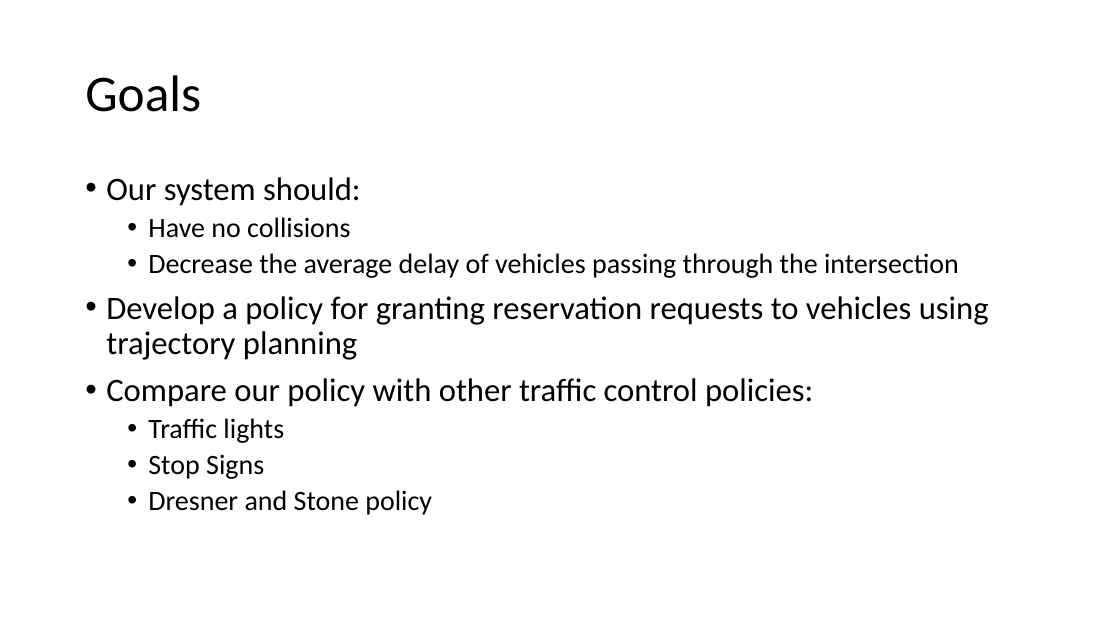
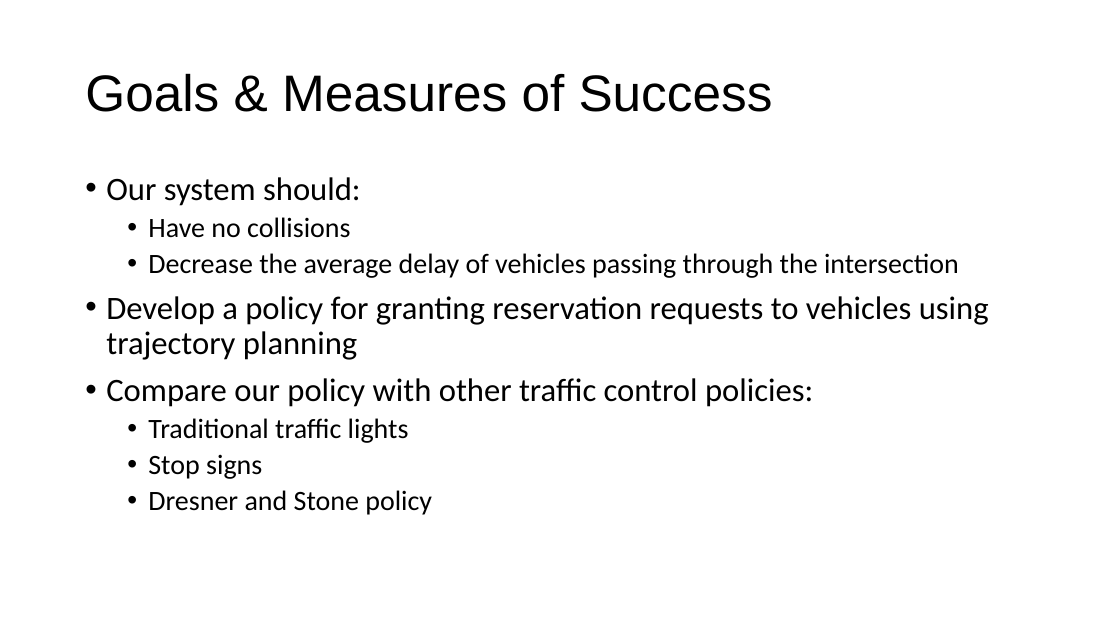
Before and after one commit to adfayed/aim_ros, a slide deck: slide 6 of Project Proposal.pptx. Drawn at 1120x630 pixels with LibreOffice and Linux fonts; fonts in the diff are those of the drawing. Boxes give left, top, right and bottom in pixels: in the first picture for what was removed or moved away, otherwise in the second. Text is boxed around its words. In the diff, an @@ line names an element or a change of style, - is before the commit and + after.

```diff
--- a/Project Proposal.pptx
+++ b/Project Proposal.pptx
@@ title at (85,73,773,112): text changed; font Calibri to Arial @@
-Goals
+Goals & Measures of Success
@@ text at (148,418,409,479): text changed @@
-  • Traffic lights
-  • Stop Signs
+  • Traditional traffic lights
+  • Stop signs
```
Also in this commit, not shown: 4 other slides changed, 1 slide added, 1 slide removed.
